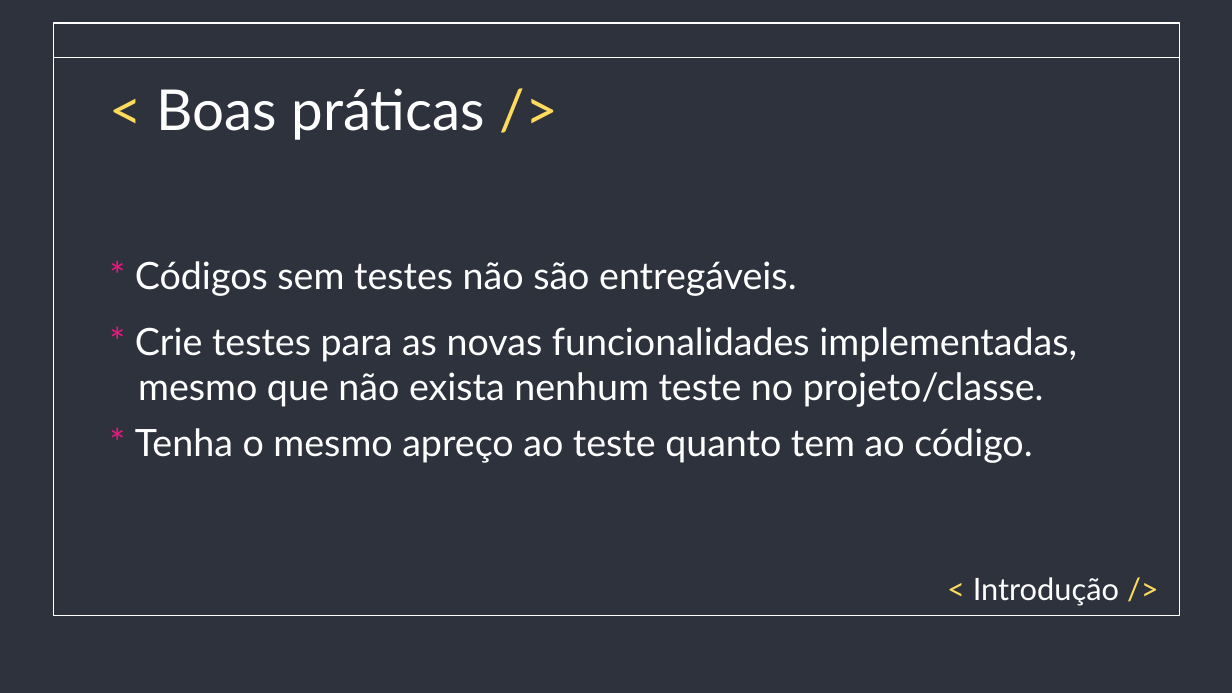
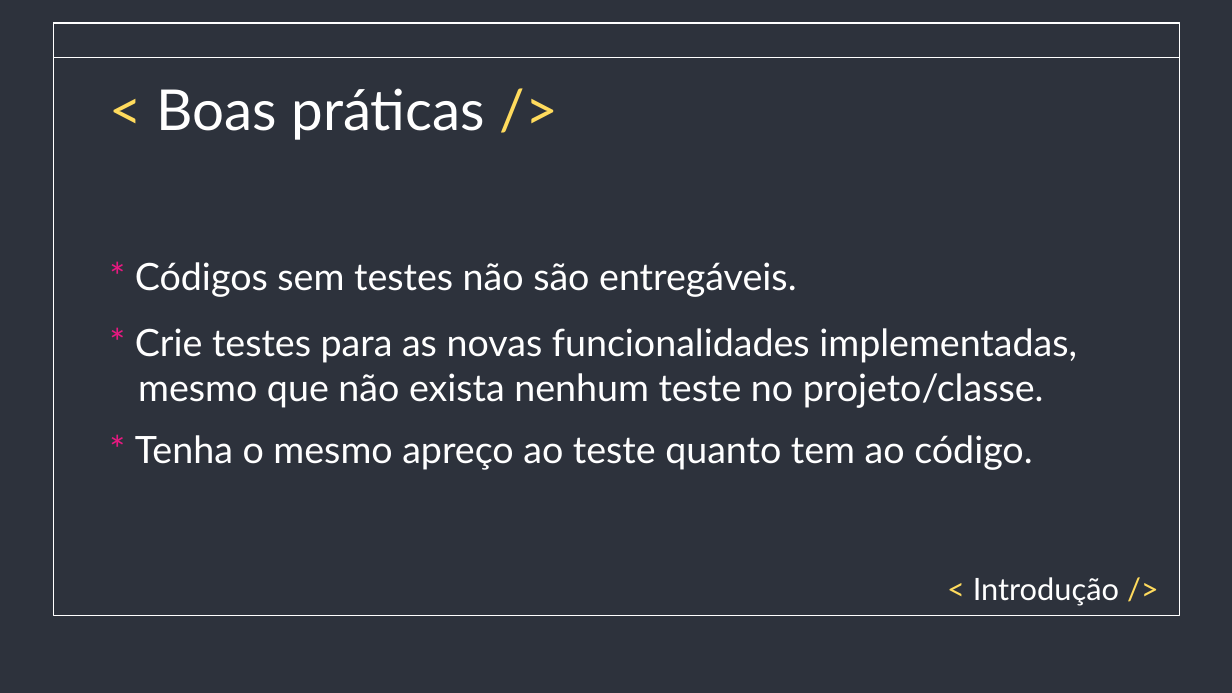
Before and after one commit to saintalex93/TestingHabitPresentation, a slide deck: slide 7 of Testes - Semana de qualidade.pptx. Drawn at 1232x693 pixels with LibreOffice and Linux fonts; fonts in the diff are those of the drawing. Boxes give left, top, right and bottom in pixels: in the first picture for what was removed or moved away, otherwise in the second. Text is boxed around its words. In the diff, an @@ line names an element or a change of style, - is before the commit and + after.

```diff
--- a/Testes - Semana de qualidade.pptx
+++ b/Testes - Semana de qualidade.pptx
@@ subtitle "* Tenha o mesmo apreço ...": place and size @@
-subtitle "* Tenha o mesmo apreço ..." at <box>135,428,1032,463</box>
+subtitle "* Tenha o mesmo apreço ..." at <box>135,435,1032,470</box>
```
Also in this commit, not shown: 2 other slides changed, 2 other files.
